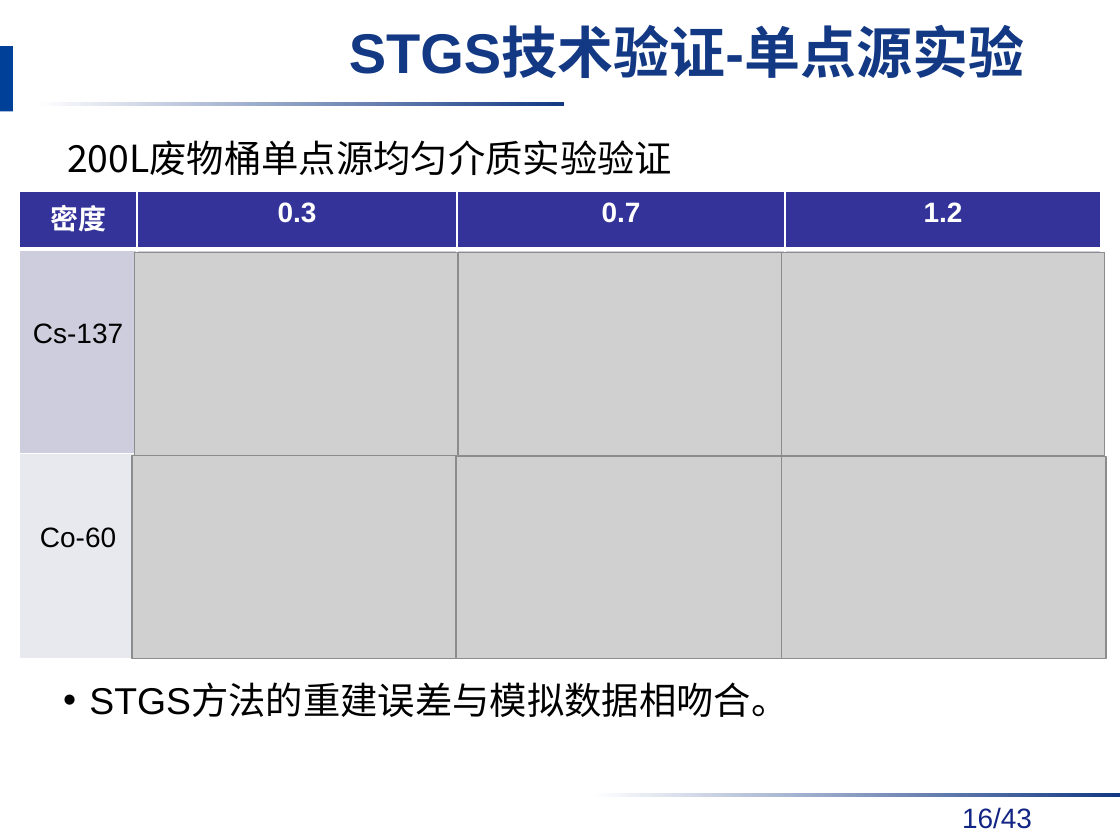
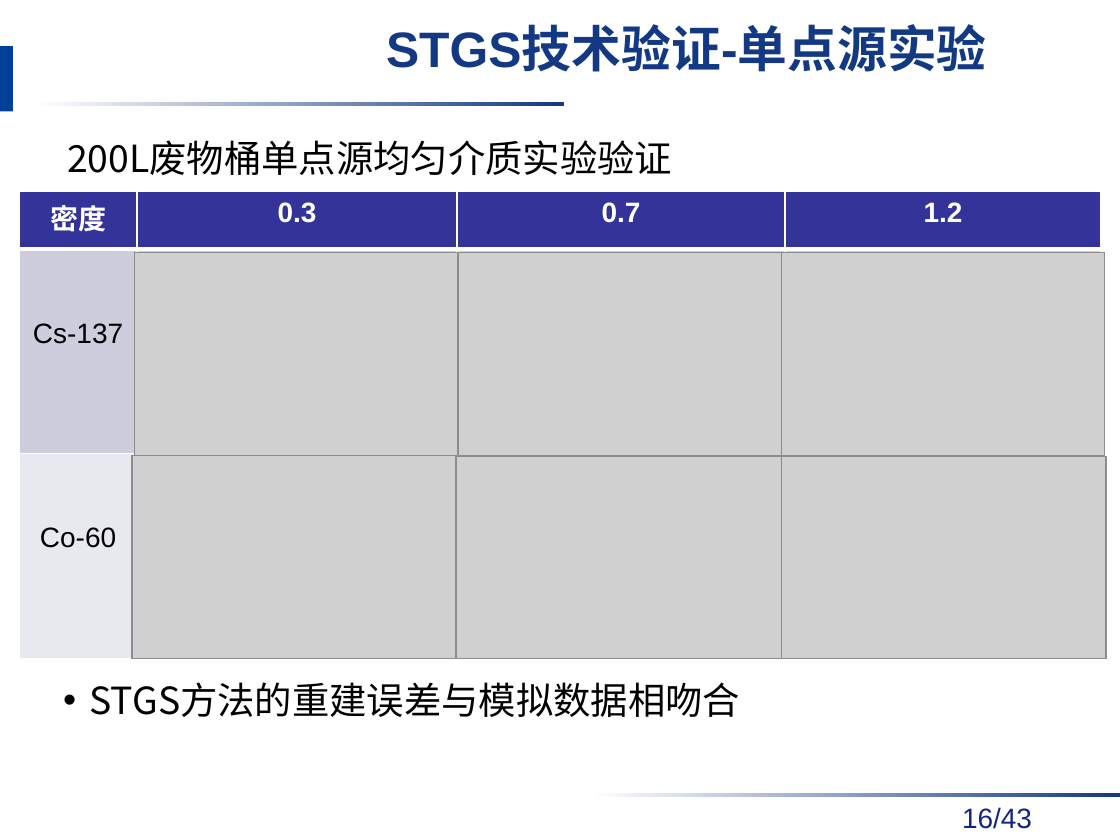
Before and after one commit to danxibao/NDAPapers, a slide deck: slide 16 of 答辩/毕业答辩报告v2-饶开源.pptx. Drawn at 1120x840 pixels with LibreOffice and Linux fonts; fonts in the diff are those of the drawing; grey boxes stand for pictures; background and template pictures are left out. Boxes give left, top, right and bottom in pixels: in the first picture for what was removed or moved away, otherwise in the second. Text is boxed around its words. In the diff, an @@ line names an element or a change of style, - is before the commit and + after.

```diff
--- a/答辩/毕业答辩报告v2-饶开源.pptx
+++ b/答辩/毕业答辩报告v2-饶开源.pptx
@@ title "STGS技术验证-单点源实验" at (x1=386, y1=27, x2=987, y2=72): size 36 to 32 pt @@
@@ text at (x1=89, y1=682, x2=740, y2=717): text changed; font Arial to Noto Sans CJK SC @@
-• STGS方法的重建误差与模拟数据相吻合。
+• STGS方法的重建误差与模拟数据相吻合
```
Also in this commit, not shown: 20 other slides changed.
